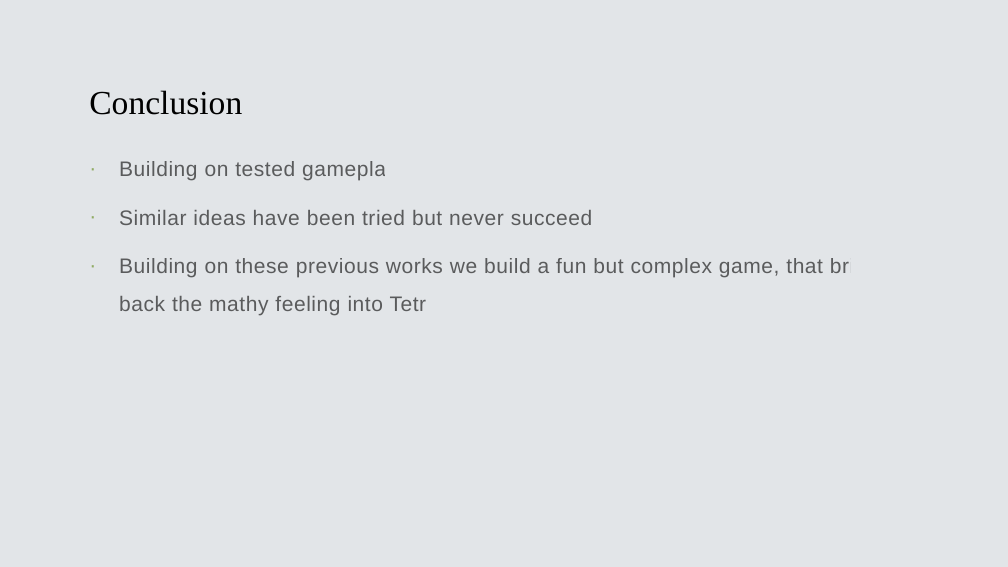
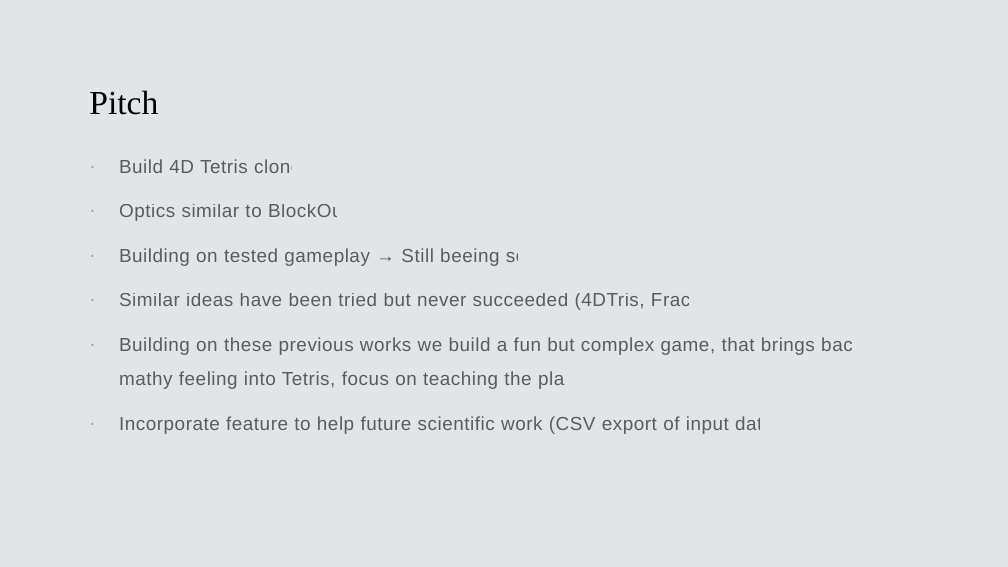
Before and after one commit to chulfert/Final-Project, a slide deck: slide 8 of Discover/Final Project Pitch 1.pptx. Drawn at 1008x567 pixels with LibreOffice and Linux fonts; fonts in the diff are those of the drawing. Boxes give left, top, right and bottom in pixels: in the first picture for what was removed or moved away, otherwise in the second. Text is boxed around its words. In the diff, an @@ line names an element or a change of style, - is before the commit and + after.

```diff
--- a/Discover/Final Project Pitch 1.pptx
+++ b/Discover/Final Project Pitch 1.pptx
@@ title at bbox=[89, 90, 158, 115]: text changed @@
-Conclusion
+Pitch
@@ text at bbox=[119, 159, 862, 434]: text changed; size 20 to 18 pt @@
-· Building on tested gameplay
-· Similar ideas have been tried but never succeeded
-· Building on these previous works we build a fun but complex game, that brings back the mathy feeling into Tetris
+· Build 4D Tetris clone
+· Optics similar to BlockOut
+· Building on tested gameplay → Still beeing sold
+· Similar ideas have been tried but never succeeded (4DTris, Frac4D)
+· Building on these previous works we build a fun but complex game, that brings back the mathy feeling into Tetris, focus on teaching the player
+· Incorporate feature to help future scientific work (CSV export of input data…)
```
Also in this commit, not shown: 2 other slides changed, 14 other files.
